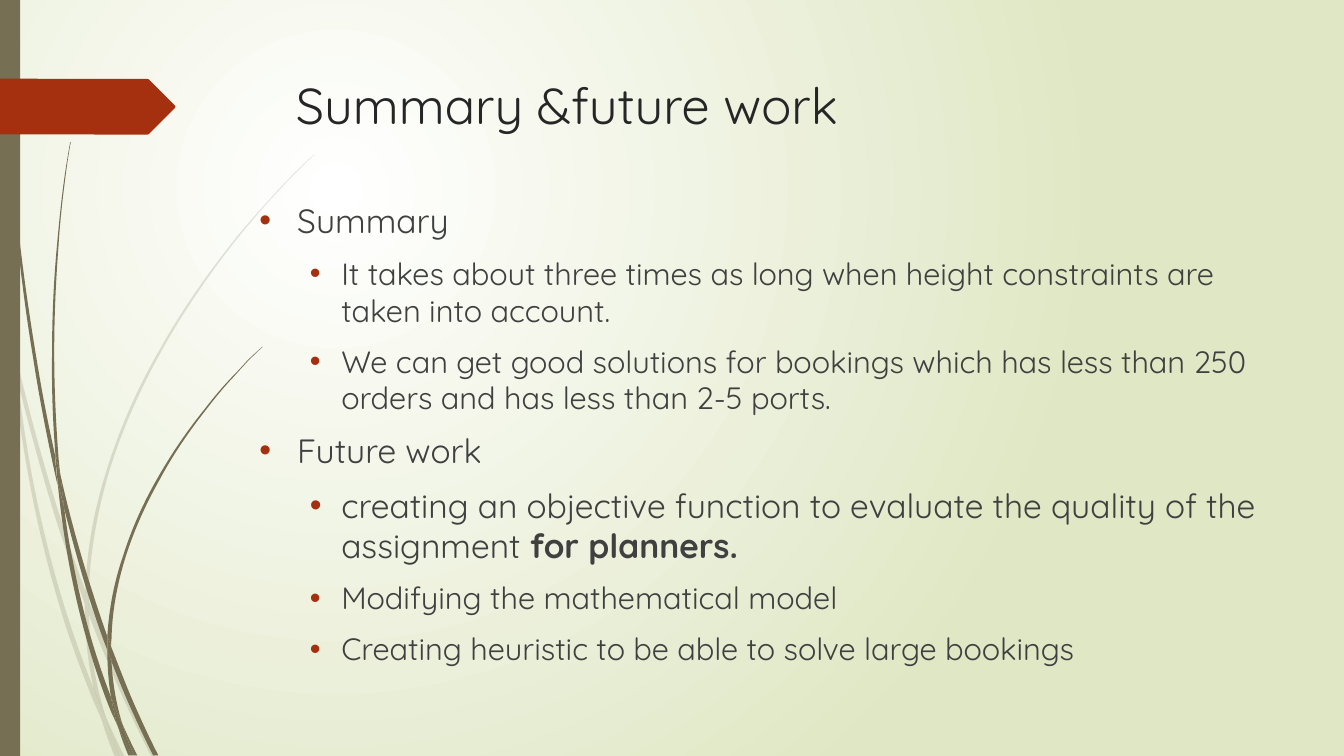
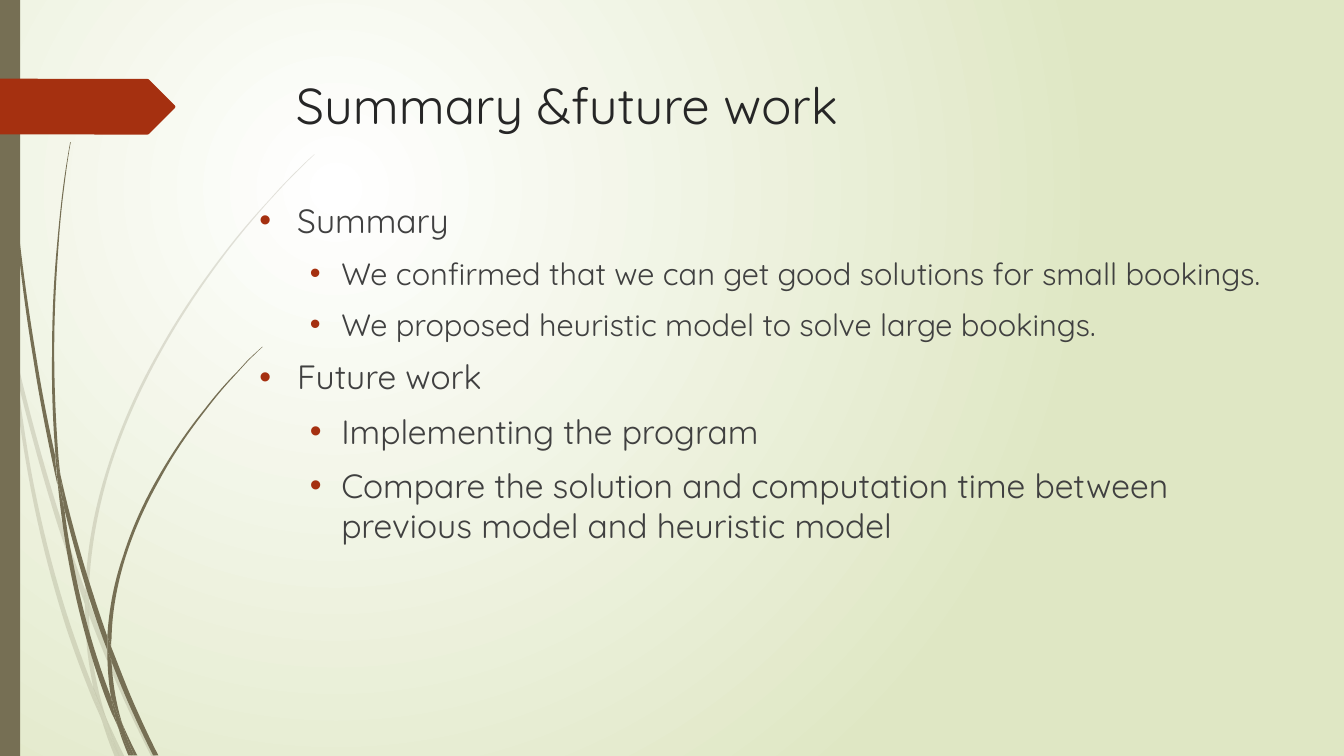
Before and after one commit to r-kurosu/kline_new, a slide deck: slide 36 of 竹田_合同研究会.pptx (slide 33 before the commit). Drawn at 1344x756 pixels with LibreOffice and Linux fonts; fonts in the diff are those of the drawing. Boxes give left, top, right and bottom in pixels: in the first picture for what was removed or moved away, otherwise in the second. Text is boxed around its words. In the diff, an @@ line names an element or a change of style, - is before the commit and + after.

```diff
--- a/竹田_合同研究会.pptx
+++ b/竹田_合同研究会.pptx
@@ text at bbox=[341, 262, 1261, 342]: text changed @@
-  • It takes about three times as long when height constraints are taken into account.
-  • We can get good solutions for bookings which has less than 250 orders and has less than 2-5 ports.
+  • We confirmed that we can get good solutions for small bookings.
+  • We proposed heuristic model to solve large bookings.
@@ text at bbox=[341, 419, 1169, 545]: text changed @@
-  • creating an objective function to evaluate the quality of the assignment for planners.
-  • Modifying the mathematical model
-  • Creating heuristic to be able to solve large bookings
+  • Implementing the program
+  • Compare the solution and computation time between previous model and heuristic model
```
Also in this commit, not shown: 2 other slides changed, 3 slides added.
